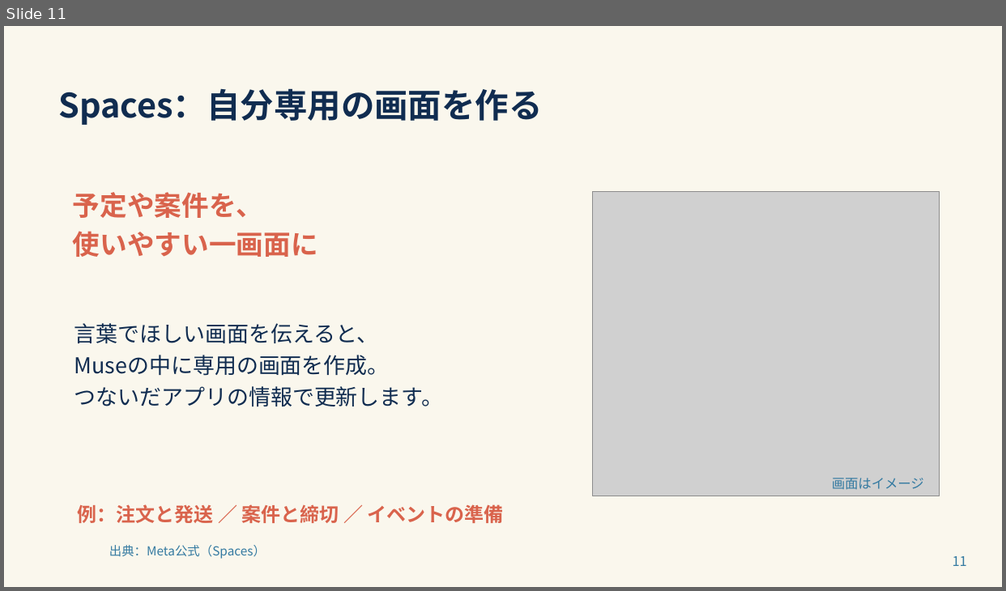
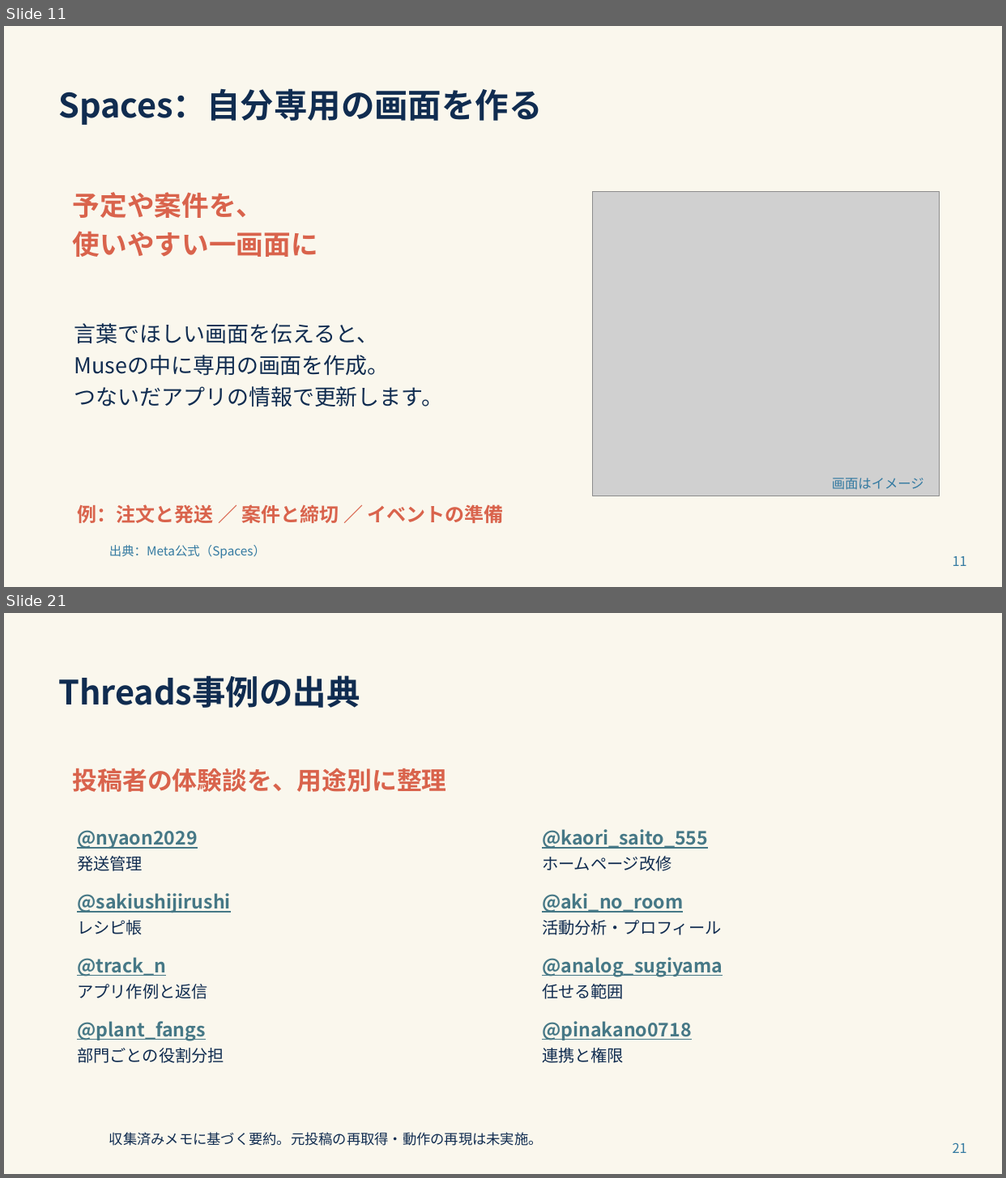
Before and after one commit to lc100068-cmd/muse-AiSeminar, a slide deck: slides/muse-ai-seminar.pptx. Shown one above the other, each under a label of ours: slide 11 before the commit, slides 11 and 21 after it; the slides between them are not shown. The pictures are 1006x591 and 1006x1178 pixels, drawn with LibreOffice and Linux fonts; fonts in the diff are those of the drawing; grey boxes stand for pictures; background and template pictures are left out. Boxes give left, top, right and bottom in pixels: in the first picture for what was removed or moved away, otherwise in the second. Text is boxed around its words. In the diff, an @@ line names an element or a change of style, - is before the commit and + after.

```diff
--- a/slides/muse-ai-seminar.pptx
+++ b/slides/muse-ai-seminar.pptx
@@ slide 21 added at bbox=[4, 613, 1002, 1174], background picture (left out) @@
@@ text added at bbox=[58, 675, 360, 708], 32.2 pt, text #102C50, bold @@
+Threads事例の出典
@@ text added at bbox=[73, 768, 447, 792], 24 pt, text #D9634C, bold @@
+投稿者の体験談を、用途別に整理
@@ text added at bbox=[77, 830, 197, 849], 18 pt, text #467886, bold, underline @@
+@nyaon2029
@@ text added at bbox=[542, 829, 708, 849], 18 pt, text #467886, bold, underline @@
+@kaori_saito_555
@@ text added at bbox=[77, 856, 143, 871], 15.8 pt, text #102C50 @@
+発送管理
@@ text added at bbox=[542, 856, 671, 871], 15.8 pt, text #102C50 @@
+ホームページ改修
@@ text added at bbox=[77, 893, 230, 914], 18 pt, text #467886, bold, underline @@
+@sakiushijirushi
@@ text added at bbox=[542, 893, 683, 913], 18 pt, text #467886, bold, underline @@
+@aki_no_room
@@ text added at bbox=[77, 920, 143, 935], 15.8 pt, text #102C50 @@
+レシピ帳
@@ text added at bbox=[542, 920, 721, 935], 15.8 pt, text #102C50 @@
+活動分析・プロフィール
@@ text added at bbox=[77, 957, 166, 977], 18 pt, text #467886, bold, underline @@
+@track_n
@@ text added at bbox=[542, 957, 722, 977], 18 pt, text #467886, bold, underline @@
+@analog_sugiyama
@@ text added at bbox=[77, 984, 207, 999], 15.8 pt, text #102C50 @@
+アプリ作例と返信
@@ text added at bbox=[542, 984, 624, 999], 15.8 pt, text #102C50 @@
+任せる範囲
@@ text added at bbox=[77, 1021, 205, 1041], 18 pt, text #467886, bold, underline @@
+@plant_fangs
@@ text added at bbox=[542, 1021, 692, 1041], 18 pt, text #467886, bold, underline @@
+@pinakano0718
@@ text added at bbox=[77, 1048, 224, 1063], 15.8 pt, text #102C50 @@
+部門ごとの役割分担
@@ text added at bbox=[542, 1048, 624, 1063], 15.8 pt, text #102C50 @@
+連携と権限
@@ text added at bbox=[109, 1132, 543, 1146], 13.5 pt, text #102C50 @@
+収集済みメモに基づく要約。元投稿の再取得・動作の再現は未実施。
@@ text added at bbox=[953, 1144, 967, 1153], 12.8 pt, text #347AA1 @@
+21
```
Also in this commit, not shown: 7 slides changed, 4 other slides added, 28 other files.
